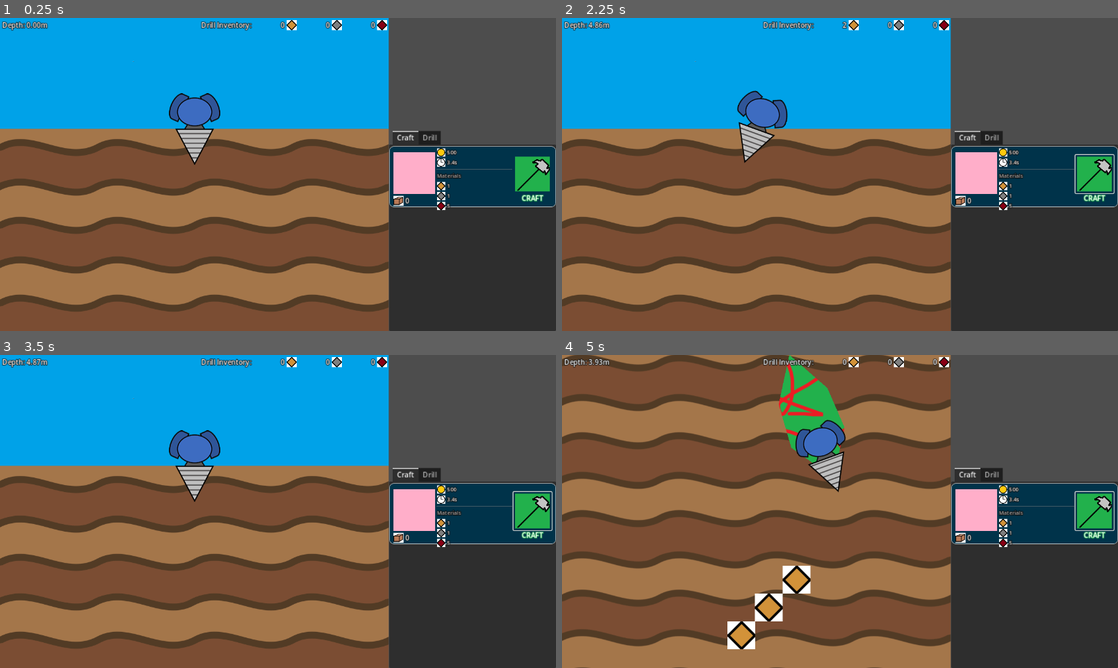
Above: before the commit, frames 1-4 (two rows, left to right).
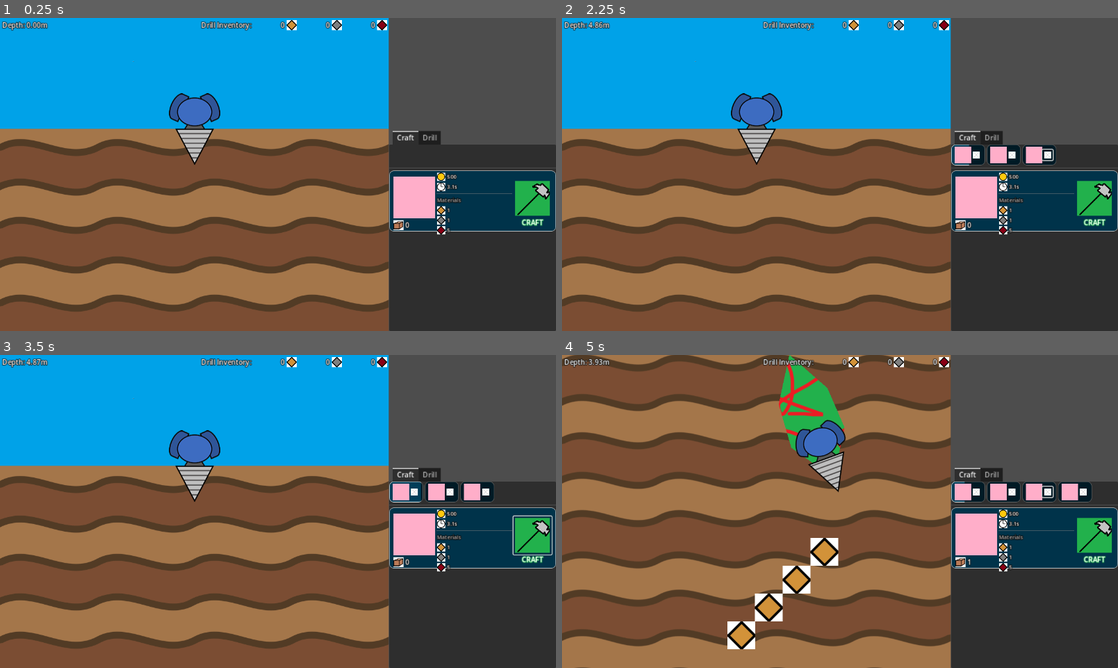
Above: after the commit, the same moments.

Repository: aNotSoCleverName/mechanicore
Game: Godot game, scene res://Main.tscn
Two runs of this game, one before a commit and one after it. Both use one fixed random seed, a clock stepped at 60 frames per second and the inputs below.
Inputs (mouse positions are in pixels of both pictures, inside the frame that each line leads up to; where the layout moved, square brackets give the same spot in the first picture):
- Up to frame 1 (0.25 s): no input
- Up to frame 2 (2.25 s): click (1095, 199) [1095, 174] at 0.5 s; tap Enter (ui_accept) at 1.25, 1.52 s; hold Right (ui_right) 1.28-2.03 s; tap R at 1.35, 2.1 s; hold Left (ui_left) from 2.03 s (still down)
- Up to frame 3 (3.5 s): tap Enter (ui_accept) at 2.27 s; release Left (ui_left) at 2.78 s; hold Right (ui_right) from 2.78 s (still down); tap R at 2.85 s
- Up to frame 4 (5 s): tap Enter (ui_accept) at 3.5, 3.77, 4.52 s; tap R at 3.6, 4.35 s; release Right (ui_right) at 4.28 s; hold Left (ui_left) from 4.28 s (still down)

The runs differ from the first frame. In frame 1, 6.1% of the frame differs, in the area x 70-100%, y 40-70%; in frame 2, 7.0%, in the area x 30-100%, y 1-70%; in frame 3, 6.0%; in frame 4, 6.5%.

Commit message:
Implemented crafting feature (currently doesn't use material)

Diff:
--- /dev/null
+++ b/Base/Base.gd
@@ -0,0 +1,16 @@
+extends VBoxContainer
+class_name Base
+
+# Key = craftItem, value = amount
+static var craftItems: Dictionary = { };
+
+func _on_tree_entered() -> void:
+	SignalBus_Base.craft_finished.connect(
+		func (inCraftItem: CraftItem):
+			Base.craftItems[inCraftItem] += 1;
+	);
+
+func _ready() -> void:
+	# Initiate craftItems
+	for craftItemNode: CraftItemNode in $"Menu/Craft/Craft Items".get_children() as Array[CraftItemNode]:
+		Base.craftItems[craftItemNode.craftItem] = 0;
--- a/Base/Base.tscn
+++ b/Base/Base.tscn
@@ -1,20 +1,9 @@
 [gd_scene load_steps=5 format=3 uid="uid://dx4xl0ya4o52y"]
 
-[ext_resource type="PackedScene" uid="uid://dq4qkupby85t" path="res://Base/Menu/Craft/Craft Item Node.tscn" id="1_6eggy"]
-[ext_resource type="Texture2D" uid="uid://c10vafu7ah2us" path="res://Base/Menu/Craft/Craft Item - Placeholder.png" id="2_1cdam"]
-[ext_resource type="Script" path="res://Base/Craft Item.gd" id="2_36thw"]
-
-[sub_resource type="Resource" id="Resource_fwhfh"]
-script = ExtResource("2_36thw")
-id = 0
-image = ExtResource("2_1cdam")
-price = 500
-timeSec = 3.41
-materials = {
-1: 1,
-2: 1,
-3: 5
-}
+[ext_resource type="Script" path="res://Base/Base.gd" id="1_4gdcv"]
+[ext_resource type="PackedScene" uid="uid://dq4qkupby85t" path="res://Base/Menu/Craft/Craft Item/Craft Item Node.tscn" id="1_6eggy"]
+[ext_resource type="Script" path="res://Base/Menu/Craft/Queue.gd" id="2_muuji"]
+[ext_resource type="Resource" uid="uid://do7o06fuk17rd" path="res://Base/Menu/Craft/Craft Item/Resources/Test.tres" id="4_1pni4"]
 
 [node name="Base" type="VBoxContainer"]
 anchors_preset = 11
@@ -26,6 +15,7 @@
 grow_vertical = 2
 size_flags_horizontal = 3
 size_flags_vertical = 3
+script = ExtResource("1_4gdcv")
 
 [node name="Shop" type="SubViewportContainer" parent="."]
 layout_mode = 2
@@ -46,6 +36,12 @@
 metadata/_tab_index = 0
 
 [node name="Queue" type="HBoxContainer" parent="Menu/Craft"]
+custom_minimum_size = Vector2(0, 48)
+layout_mode = 2
+size_flags_vertical = 0
+script = ExtResource("2_muuji")
+
+[node name="HSeparator" type="HSeparator" parent="Menu/Craft"]
 layout_mode = 2
 
 [node name="Craft Items" type="VBoxContainer" parent="Menu/Craft"]
@@ -54,9 +50,12 @@
 
 [node name="Craft Item" parent="Menu/Craft/Craft Items" instance=ExtResource("1_6eggy")]
 layout_mode = 2
-craftItem = SubResource("Resource_fwhfh")
+craftItem = ExtResource("4_1pni4")
 
 [node name="Drill" type="VBoxContainer" parent="Menu"]
 visible = false
 layout_mode = 2
 metadata/_tab_index = 1
+
+[connection signal="tree_entered" from="." to="." method="_on_tree_entered"]
+[connection signal="tree_entered" from="Menu/Craft/Queue" to="Menu/Craft/Queue" method="_on_tree_entered"]
--- a/Base/Craft Item.gd
+++ b/Base/Craft Item.gd
@@ -1,7 +1,6 @@
 extends Resource
 class_name CraftItem
 
-@export var id: int = 0;
 @export var image: Texture2D;
 @export var price: int;
 @export var timeSec: float;
--- a/Base/Menu/Craft/Craft Item Node.gd
+++ b/Base/Menu/Craft/Craft Item/Craft Item Node.gd
@@ -1,4 +1,5 @@
 extends Panel
+class_name CraftItemNode;
 
 @export var craftItem: CraftItem;
 
@@ -17,3 +18,7 @@
 
 		var label: Label = matNode.get_child(1);
 		label.text = str(self.craftItem.materials[oreType]);
+
+
+func _on_button_pressed():
+	SignalBus_Base.craft_queue.emit(self.craftItem);
--- a/Base/Menu/Craft/Craft Item Node.tscn
+++ b/Base/Menu/Craft/Craft Item/Craft Item Node.tscn
@@ -1,29 +1,18 @@
 [gd_scene load_steps=16 format=3 uid="uid://dq4qkupby85t"]
 
-[ext_resource type="Script" path="res://Base/Menu/Craft/Craft Item Node.gd" id="1_7c14f"]
+[ext_resource type="Script" path="res://Base/Menu/Craft/Craft Item/Craft Item Node.gd" id="1_7c14f"]
+[ext_resource type="StyleBox" uid="uid://d2kigmst2mqxx" path="res://Base/Menu/Craft/Panel.tres" id="1_rjrbv"]
 [ext_resource type="Texture2D" uid="uid://c10vafu7ah2us" path="res://Base/Menu/Craft/Craft Item - Placeholder.png" id="2_qg6nw"]
-[ext_resource type="Texture2D" uid="uid://dud446r0i8vm" path="res://Base/Menu/Craft/Stock.png" id="3_gta4k"]
+[ext_resource type="Texture2D" uid="uid://dud446r0i8vm" path="res://Base/Menu/Craft/Craft Item/Stock.png" id="3_gta4k"]
 [ext_resource type="Texture2D" uid="uid://bptr6byvokmow" path="res://Base/Money.png" id="3_xw0m5"]
 [ext_resource type="Texture2D" uid="uid://ctavnwfpqdo87" path="res://Base/Time.png" id="4_cfie2"]
-[ext_resource type="PackedScene" uid="uid://ccirx7362q0ar" path="res://Base/Menu/Craft/Craft Item Property.tscn" id="4_pkhi4"]
+[ext_resource type="PackedScene" uid="uid://ccirx7362q0ar" path="res://Base/Menu/Craft/Craft Item/Craft Item Property.tscn" id="4_pkhi4"]
 [ext_resource type="LabelSettings" uid="uid://ij0ls7r7u6aq" path="res://Simple Label.tres" id="4_qra5k"]
 [ext_resource type="Texture2D" uid="uid://kpyugmno047" path="res://Endless Run/Ores/Ore1.png" id="5_3meuh"]
 [ext_resource type="Texture2D" uid="uid://cjhadim1ft6sj" path="res://Endless Run/Ores/Ore2.png" id="6_d6pru"]
+[ext_resource type="Script" path="res://Base/Menu/Craft/Craft Item/Stock.gd" id="6_mhem6"]
 [ext_resource type="Texture2D" uid="uid://bripmml1nnira" path="res://Endless Run/Ores/Ore3.png" id="7_flb3l"]
-[ext_resource type="Texture2D" uid="uid://by6jv4i7kl48d" path="res://Base/Menu/Craft/Craft.png" id="8_kdpct"]
-
-[sub_resource type="Theme" id="Theme_6nuoc"]
-
-[sub_resource type="StyleBoxFlat" id="StyleBoxFlat_noi7c"]
-bg_color = Color(8.30255e-07, 0.201942, 0.289833, 1)
-border_width_left = 1
-border_width_top = 1
-border_width_right = 1
-border_width_bottom = 1
-corner_radius_top_left = 10
-corner_radius_top_right = 10
-corner_radius_bottom_right = 10
-corner_radius_bottom_left = 10
+[ext_resource type="Texture2D" uid="uid://by6jv4i7kl48d" path="res://Base/Menu/Craft/Craft Item/Craft.png" id="8_kdpct"]
 
 [sub_resource type="LabelSettings" id="LabelSettings_oq7r2"]
 font_size = 12
@@ -42,8 +31,7 @@
 offset_bottom = 140.0
 grow_horizontal = 2
 size_flags_horizontal = 3
-theme = SubResource("Theme_6nuoc")
-theme_override_styles/panel = SubResource("StyleBoxFlat_noi7c")
+theme_override_styles/panel = ExtResource("1_rjrbv")
 script = ExtResource("1_7c14f")
 
 [node name="MarginContainer" type="MarginContainer" parent="."]
@@ -86,6 +74,7 @@
 text = "0
 "
 label_settings = ExtResource("4_qra5k")
+script = ExtResource("6_mhem6")
 
 [node name="Details" type="VBoxContainer" parent="MarginContainer/HBoxContainer"]
 layout_mode = 2
@@ -142,3 +131,6 @@
 text = "CRAFT"
 label_settings = SubResource("LabelSettings_adn48")
 horizontal_alignment = 1
+
+[connection signal="tree_entered" from="MarginContainer/HBoxContainer/VBoxContainer/Stock/Label" to="MarginContainer/HBoxContainer/VBoxContainer/Stock/Label" method="_on_tree_entered"]
+[connection signal="pressed" from="MarginContainer/HBoxContainer/Craft/Button" to="." method="_on_button_pressed"]
--- a/Base/Menu/Craft/Craft Item Property.tscn
+++ b/Base/Menu/Craft/Craft Item/Craft Item Property.tscn
@@ -1,6 +1,6 @@
 [gd_scene load_steps=3 format=3 uid="uid://ccirx7362q0ar"]
 
-[ext_resource type="Script" path="res://Base/Menu/Craft/Craft Item Property.gd" id="1_v8v38"]
+[ext_resource type="Script" path="res://Base/Menu/Craft/Craft Item/Craft Item Property.gd" id="1_v8v38"]
 
 [sub_resource type="LabelSettings" id="LabelSettings_is3ay"]
 font_size = 12
--- /dev/null
+++ b/Base/Menu/Craft/Craft Item/Resources/Test.tres
@@ -0,0 +1,15 @@
+[gd_resource type="Resource" script_class="CraftItem" load_steps=3 format=3 uid="uid://do7o06fuk17rd"]
+
+[ext_resource type="Texture2D" uid="uid://c10vafu7ah2us" path="res://Base/Menu/Craft/Craft Item - Placeholder.png" id="1_io868"]
+[ext_resource type="Script" path="res://Base/Craft Item.gd" id="2_57tha"]
+
+[resource]
+script = ExtResource("2_57tha")
+image = ExtResource("1_io868")
+price = 500
+timeSec = 3.14
+materials = {
+1: 1,
+2: 1,
+3: 5
+}
--- /dev/null
+++ b/Base/Menu/Craft/Craft Item/Stock.gd
@@ -0,0 +1,13 @@
+extends Label
+
+func _on_tree_entered():
+	SignalBus_Base.craft_finished.connect(
+		func (inCraftItem: CraftItem):
+			var ancestorNode: Node = self.get_parent();
+			while !(ancestorNode is CraftItemNode):
+				ancestorNode = ancestorNode.get_parent();
+			var craftItemNode: CraftItemNode = ancestorNode;
+
+			if (inCraftItem == craftItemNode.craftItem):
+				self.text = str(Base.craftItems[inCraftItem]);
+	)
--- /dev/null
+++ b/Base/Menu/Craft/Panel.tres
@@ -0,0 +1,12 @@
+[gd_resource type="StyleBoxFlat" format=3 uid="uid://d2kigmst2mqxx"]
+
+[resource]
+bg_color = Color(8.30255e-07, 0.201942, 0.289833, 1)
+border_width_left = 1
+border_width_top = 1
+border_width_right = 1
+border_width_bottom = 1
+corner_radius_top_left = 10
+corner_radius_top_right = 10
+corner_radius_bottom_right = 10
+corner_radius_bottom_left = 10
--- /dev/null
+++ b/Base/Menu/Craft/Queue.gd
@@ -0,0 +1,20 @@
+extends HBoxContainer
+
+func _on_tree_entered() -> void:
+	SignalBus_Base.craft_queue.connect(
+		func (inCraftItem: CraftItem):
+			var newQueuedItem: CraftItemQueued = preload("res://Base/Menu/Craft/Queue/Craft Item Queued.tscn").instantiate();
+			newQueuedItem._craftItem = inCraftItem;
+
+			self.add_child(newQueuedItem);
+			var firstQueuedItem: CraftItemQueued = self.get_child(0);
+			if (firstQueuedItem == newQueuedItem):
+				newQueuedItem.StartCraft();
+	)
+
+	SignalBus_Base.craft_finished.connect(
+		func (_inCraftItem: CraftItem):
+			if (self.get_child_count() > 0):
+				var queuedItem: CraftItemQueued = self.get_child(0);
+				queuedItem.StartCraft();
+	)
--- /dev/null
+++ b/Base/Menu/Craft/Queue/Craft Item Queued.gd
@@ -0,0 +1,39 @@
+extends Panel
+class_name CraftItemQueued
+
+const SHADER_PARAM_PROGRESS: String = "progress";
+
+@onready var _timer: Timer = $Timer;
+
+var _craftItem: CraftItem;
+
+#region Public functions
+func StartCraft() -> void:
+	self._timer.start();
+#endregion
+
+#region Built-in functions
+func _ready() -> void:
+	self.material = self.material.duplicate();
+	(self.material as ShaderMaterial).set_shader_parameter(self.SHADER_PARAM_PROGRESS, 0);
+
+	self._timer.wait_time = self._craftItem.timeSec;
+	self._timer.timeout.connect(
+		func ():
+			self._timer.stop();
+			self.get_parent().remove_child(self);	# Even though queue_free() is called later, this is needed so queue manager can start the crafting the correct item
+			SignalBus_Base.craft_finished.emit(self._craftItem);
+
+			self.call_deferred("queue_free");
+	);
+
+	$"MarginContainer/HBoxContainer/TextureRect".texture = self._craftItem.image;
+
+func _process(_delta):
+	if (self._timer.is_stopped()):
+		return;
+
+	var shader: ShaderMaterial = self.material as ShaderMaterial;
+	var progress: float = 1 - (self._timer.time_left / self._timer.wait_time);
+	shader.set_shader_parameter(self.SHADER_PARAM_PROGRESS, progress);
+#endregion
--- /dev/null
+++ b/Base/Menu/Craft/Queue/Craft Item Queued.gdshader
@@ -0,0 +1,15 @@
+shader_type canvas_item;
+
+uniform float progress: hint_range(0, 1) = 0;
+
+void fragment()
+{
+	if (UV.x > progress)
+	{
+		COLOR.rgb *= 0.5;
+	}
+	else
+	{
+		COLOR.rgb *= 1.2;
+	}
+}
--- /dev/null
+++ b/Base/Menu/Craft/Queue/Craft Item Queued.tscn
@@ -0,0 +1,47 @@
+[gd_scene load_steps=7 format=3 uid="uid://crth2iav4sjc8"]
+
+[ext_resource type="StyleBox" uid="uid://d2kigmst2mqxx" path="res://Base/Menu/Craft/Panel.tres" id="1_5ircq"]
+[ext_resource type="Shader" path="res://Base/Menu/Craft/Queue/Craft Item Queued.gdshader" id="1_cniir"]
+[ext_resource type="Script" path="res://Base/Menu/Craft/Queue/Craft Item Queued.gd" id="1_eu14e"]
+[ext_resource type="Texture2D" uid="uid://c10vafu7ah2us" path="res://Base/Menu/Craft/Craft Item - Placeholder.png" id="2_8b4af"]
+[ext_resource type="Texture2D" uid="uid://d0cmtdkgp1f43" path="res://Base/Menu/Craft/Queue/Cancel Craft.png" id="4_ghy2o"]
+
+[sub_resource type="ShaderMaterial" id="ShaderMaterial_gdw7j"]
+shader = ExtResource("1_cniir")
+shader_parameter/progress = 1.0
+
+[node name="Craft Item Queued" type="Panel"]
+material = SubResource("ShaderMaterial_gdw7j")
+custom_minimum_size = Vector2(78, 48)
+offset_right = 72.0
+offset_bottom = 48.0
+theme_override_styles/panel = ExtResource("1_5ircq")
+script = ExtResource("1_eu14e")
+
+[node name="Timer" type="Timer" parent="."]
+
+[node name="MarginContainer" type="MarginContainer" parent="."]
+layout_mode = 0
+offset_right = 78.0
+offset_bottom = 48.0
+theme_override_constants/margin_left = 8
+theme_override_constants/margin_top = 5
+theme_override_constants/margin_right = 8
+theme_override_constants/margin_bottom = 5
+
+[node name="HBoxContainer" type="HBoxContainer" parent="MarginContainer"]
+layout_mode = 2
+theme_override_constants/separation = 0
+
+[node name="TextureRect" type="TextureRect" parent="MarginContainer/HBoxContainer"]
+layout_mode = 2
+texture = ExtResource("2_8b4af")
+expand_mode = 2
+
+[node name="Button" type="Button" parent="MarginContainer/HBoxContainer"]
+layout_mode = 2
+size_flags_horizontal = 4
+size_flags_vertical = 4
+mouse_default_cursor_shape = 2
+icon = ExtResource("4_ghy2o")
+flat = true
--- /dev/null
+++ b/Global Script/Signal Bus - Base.gd
@@ -0,0 +1,11 @@
+extends Node
+
+@warning_ignore("unused_signal")
+signal craft_queue(inCraftItem: CraftItem);
+@warning_ignore("unused_signal")
+signal craft_finished(inCraftItem: CraftItem);
+@warning_ignore("unused_signal")
+signal craft_cancel(inCraftItem: CraftItem);
+
+@warning_ignore("unused_signal")
+signal sell(inCraftItemId: int);
--- a/project.godot
+++ b/project.godot
@@ -19,6 +19,7 @@
 
 SignalBus_EndlessRun="*res://Global Script/Signal Bus - Endless Run.gd"
 GlobalProperty_EndlessRun="*res://Global Script/Global Property - Endless Run.gd"
+SignalBus_Base="*res://Global Script/Signal Bus - Base.gd"
 
 [display]
 
Renamed: Base/Menu/Craft/Craft Item Property.gd -> Base/Menu/Craft/Craft Item/Craft Item Property.gd
Renamed: Base/Menu/Craft/Craft.png -> Base/Menu/Craft/Craft Item/Craft.png
Not shown, changed: Base/Menu/Craft/Craft Item/Craft.png.import
Renamed: Base/Menu/Craft/Stock.png -> Base/Menu/Craft/Craft Item/Stock.png
Not shown, changed: Base/Menu/Craft/Craft Item/Stock.png.import
Binary file added: Base/Menu/Craft/Queue/Cancel Craft.png
Not shown, added: Base/Menu/Craft/Queue/Cancel Craft.png.import
